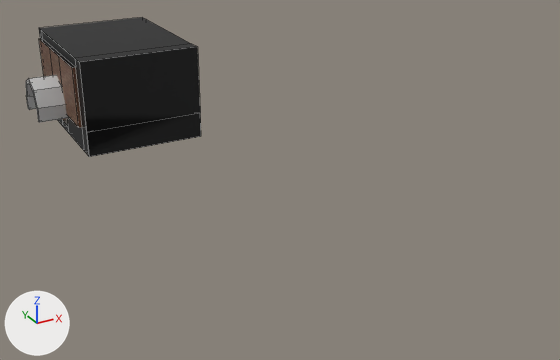
One commit to the Blender file ProyectoRata/Mallas/Escenas/Alcantarilla/ModeloAlcantarilla.blend: the scene before it, then after it.
Before and after are seen from a camera (50 mm lens) standing at (-48.4, -162.7, 46.9) and looking at (13.4, -50.4, -9.3). Every picture has the same lights, and +X, +Y and +Z are marked at lower left. Mesh edges are drawn as thin lines.

In view in the first picture: 'Cilindro', 'Escenario'.
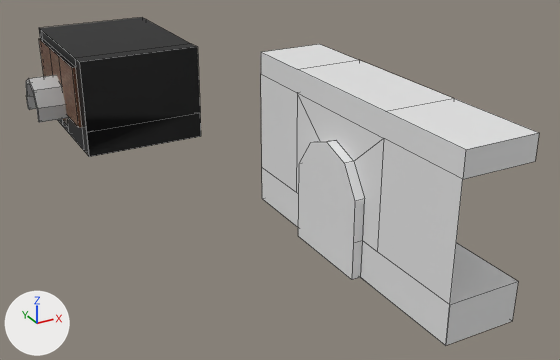
What the commit changed:
Mesh me_plano is new.
It has 58 vertices, 45 faces and spans x -14.2..14.2, y -26.6..26.6, z -1.7..12.1.
Object 'Plano' (ob_plano) is new; it shows me_plano.
Its location is (13.1, -70.6, -1.4).
Its rotation in degrees is (0, 90, 0).

Location of each change, (x1, y1, x2, y2) in pixels of the pictures (560 x 360 px):
'Plano', added
    after: (261, 44, 539, 345)
